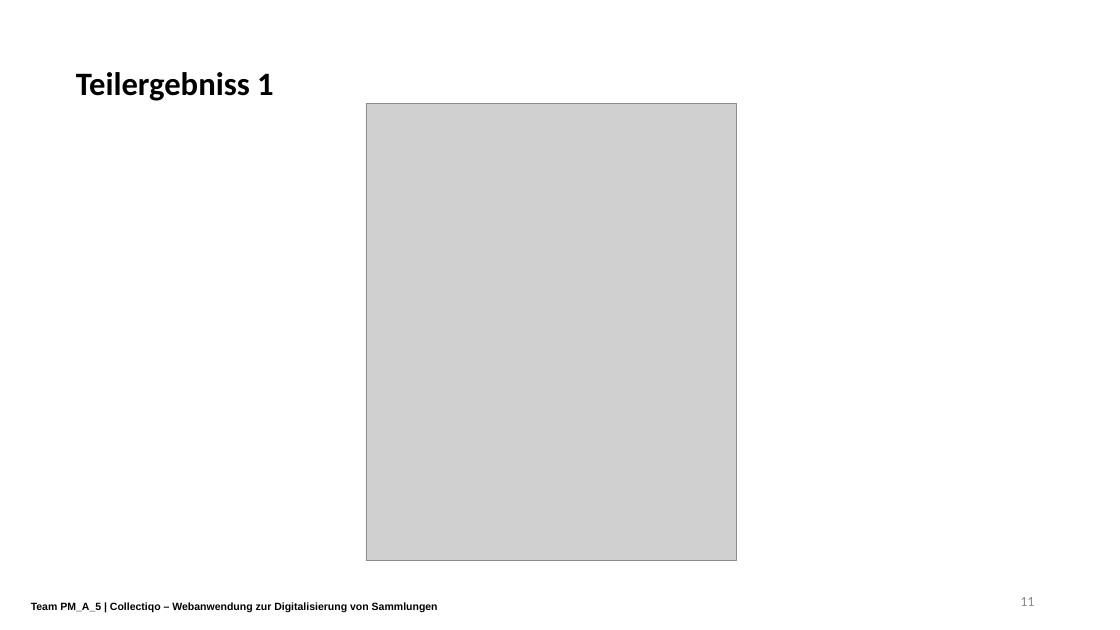
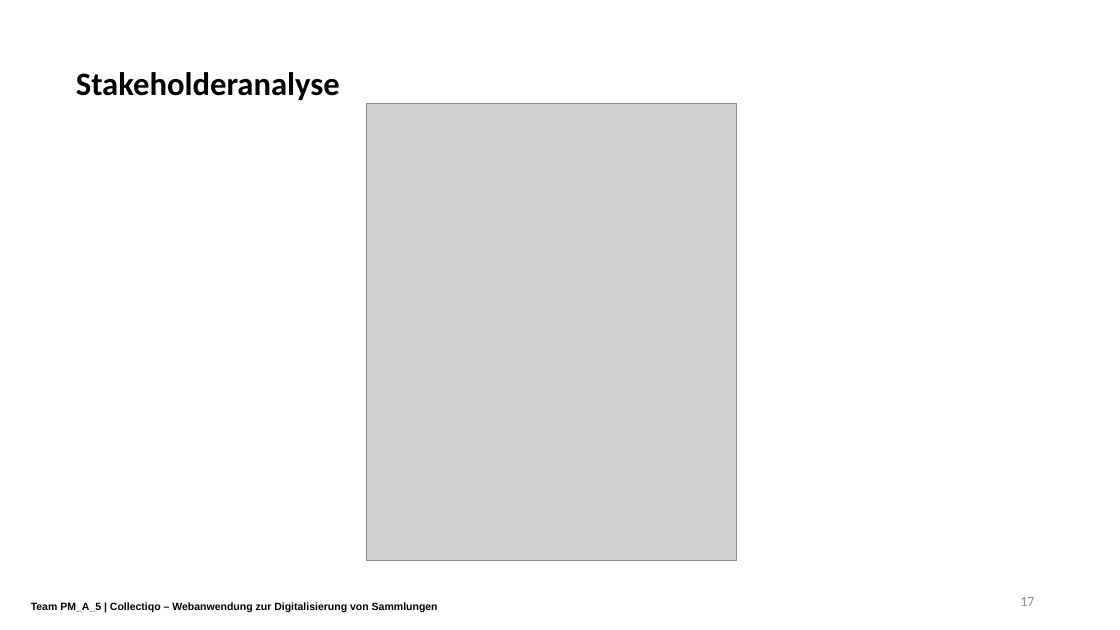
Before and after one commit to LorackDev/collectiqo, a slide deck: slide 17 of documentation/Praesentation.pptx (slide 11 before the commit). Drawn at 1120x630 pixels with LibreOffice and Linux fonts; fonts in the diff are those of the drawing; grey boxes stand for pictures; background and template pictures are left out. Boxes give left, top, right and bottom in pixels: in the first picture for what was removed or moved away, otherwise in the second. Text is boxed around its words. In the diff, an @@ line names an element or a change of style, - is before the commit and + after.

```diff
--- a/documentation/Praesentation.pptx
+++ b/documentation/Praesentation.pptx
@@ text at (76, 72, 340, 100): text changed @@
-Teilergebniss 1
+Stakeholderanalyse
@@ page number at (1020, 597, 1034, 606): text changed @@
-11
+17
```
Also in this commit, not shown: 3 other slides changed, 2 slides added.
